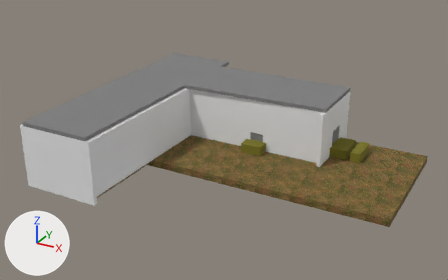
The OBJ model GameData/maps/demo.obj, before and after one commit.
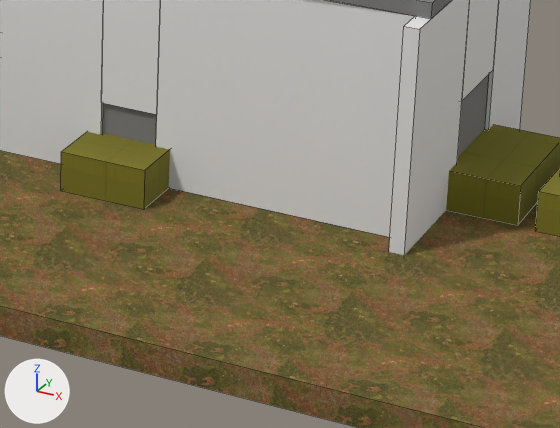
Each version appears first from a 50 mm camera at (1536.0, -1912.0, 1184.0) aimed at (281.0, 371.0, 43.0), and next in a close-up on the part from 51% to 79% of the width and 39% to 74% of the height. Arrows for +X, +Y and +Z are at lower left; the lights stay in place. The close-ups show mesh edges as thin lines. Where no turn or scale is listed for an object, it has been applied to the vertices.

The older version as bpy lines, for what is in view:
```python
me_entity0_brush17 = bpy.data.meshes.new('entity0_brush17')
me_entity0_brush17.from_pydata(...)  # a box spanning x 720.0..736.0, y 640.0..752.0, z -32.0..240.0
me_entity0_brush17.materials.append(mat_brushes_brickpbr)  # its picture is missing
me_entity16_brush0 = bpy.data.meshes.new('entity16_brush0')
me_entity16_brush0.from_pydata(...)  # a box spanning x 724.0..732.0, y 544.0..640.0, z 0.0..112.0
me_entity16_brush0.materials.append(mat_foil)  # picture img_foil_png
me_entity5_brush0 = bpy.data.meshes.new('entity5_brush0')
me_entity5_brush0.from_pydata(...)  # a box spanning x 384.0..448.0, y 436.0..444.0, z 0.0..80.0
me_entity5_brush0.materials.append(mat_foil)  # picture img_foil_png
ob_entity0_brush17 = bpy.data.objects.new('entity0_brush17', me_entity0_brush17)
ob_entity0_brush17.location = (0.0, 0.0, 0.0)
ob_entity16_brush0 = bpy.data.objects.new('entity16_brush0', me_entity16_brush0)
ob_entity16_brush0.location = (0.0, 0.0, 0.0)
ob_entity5_brush0 = bpy.data.objects.new('entity5_brush0', me_entity5_brush0)
ob_entity5_brush0.location = (0.0, 0.0, 0.0)
# also in view: 'entity0_brush8' at (584.0, 440.0, 120.0); 'entity0_brush10' at (416.0, 440.0, 160.0); 'entity0_brush9' at (208.0, 440.0, 120.0); 'entity11_brush0' at (416.0, 448.0, 22.0); 'entity0_brush7' at (576.0, 424.0, -16.0)
```
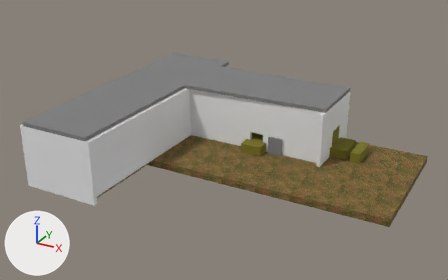
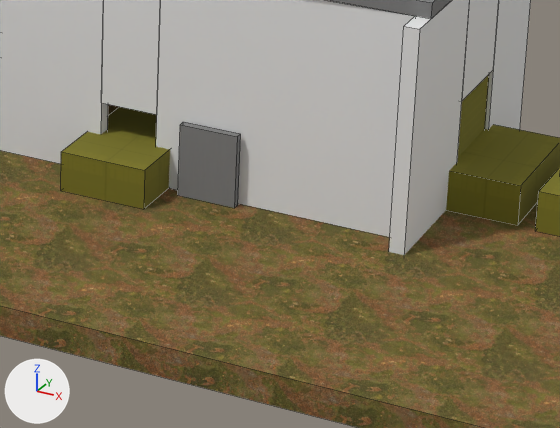
Edits to the bpy script that builds the scene:
```text
Change me_entity16_brush0:
    where me_entity16_brush0.from_pydata(...)  # 8 vertices, 6 faces; spans x 724.0..732.0, y 544.0..640.0, z 0.0..112.0
    remove me_entity16_brush0.materials.append(mat_foil)  # picture img_foil_png
    add me_entity16_brush0.materials.append(mat_brushes_trigger_t)  # picture img_trigger_t_png
Change me_entity5_brush0:
    where me_entity5_brush0.from_pydata(...)  # 8 vertices, 6 faces; spans x 384.0..448.0, y 436.0..444.0, z 0.0..80.0
    used by ob_entity5_brush0; location = (0.0, 0.0, 0.0)
    me_entity5_brush0 part 1: the whole mesh is moved by (96.0, -16.0, 0.0)
```

Changed parts and their boxes [x1, y1, x2, y2] in the close-ups (560 x 428 px):
'entity5_brush0', mesh moved: before [103, 103, 157, 145]; after [178, 122, 241, 208]
'entity16_brush0', recoloured (grey to yellow): [458, 75, 489, 156] in both
